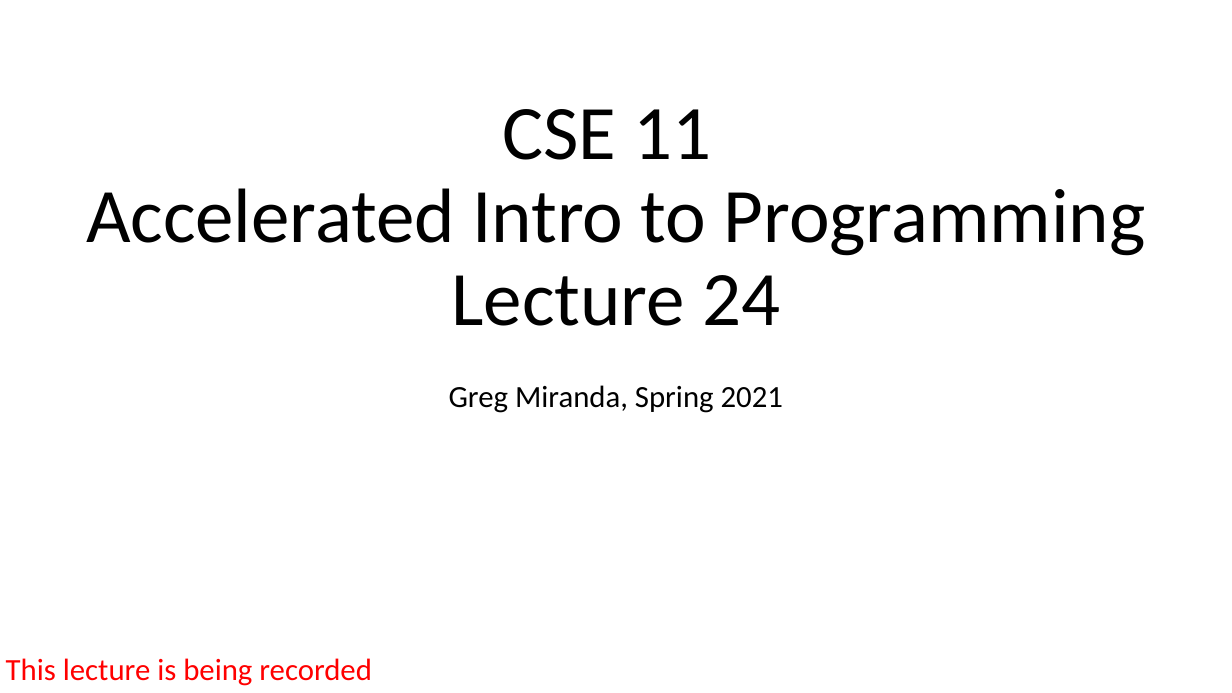
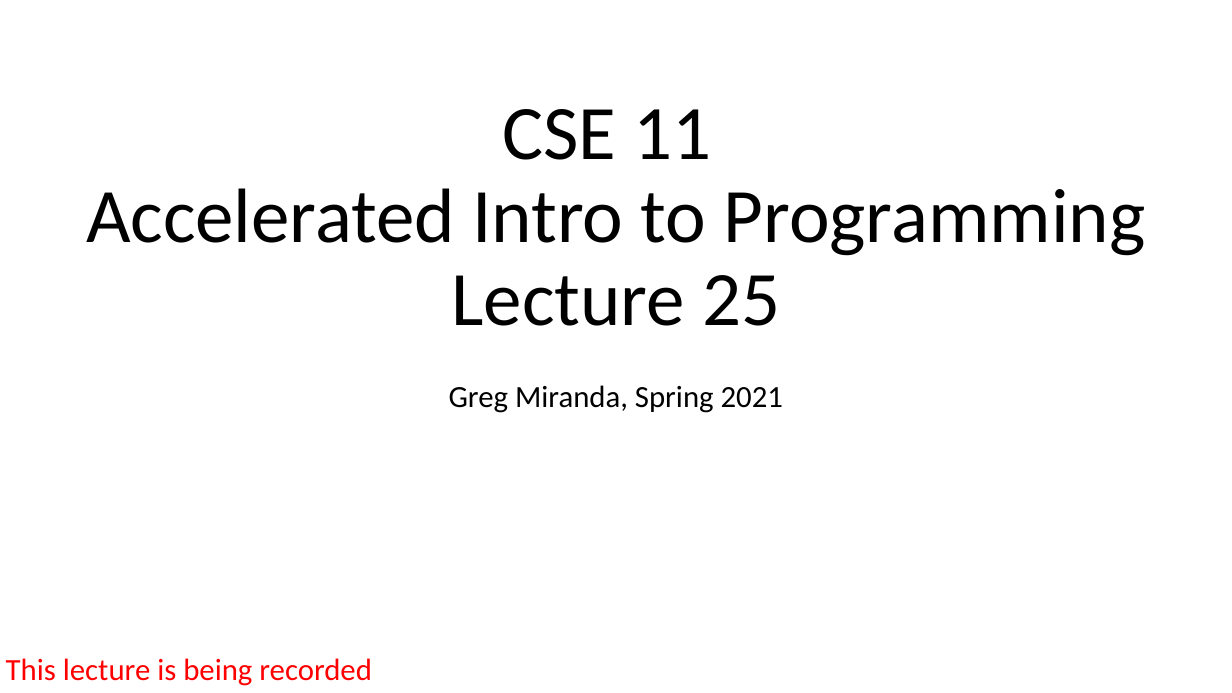
Before and after one commit to ucsd-cse11-sp21/ucsd-cse11-sp21.github.io, a slide deck: slide 1 of lectures/lecture-25/Lecture-Live A00/Lecture 25 - Lecture.pptx. Drawn at 1232x693 pixels with LibreOffice and Linux fonts; fonts in the diff are those of the drawing. Boxes give left, top, right and bottom in pixels: in the first picture for what was removed or moved away, otherwise in the second. Text is boxed around its words. In the diff, an @@ line names an element or a change of style, - is before the commit and + after.

Commit message:
Lecture 25 updates

```diff
--- a/lectures/lecture-25/Lecture-Live A00/Lecture 25 - Lecture.pptx
+++ b/lectures/lecture-25/Lecture-Live A00/Lecture 25 - Lecture.pptx
@@ title at [86,109,1146,326]: text changed @@
-CSE 11
-Accelerated Intro to Programming
-Lecture 24
+CSE 11
+Accelerated Intro to Programming
+Lecture 25
```
Also in this commit, not shown: 3 other files.
